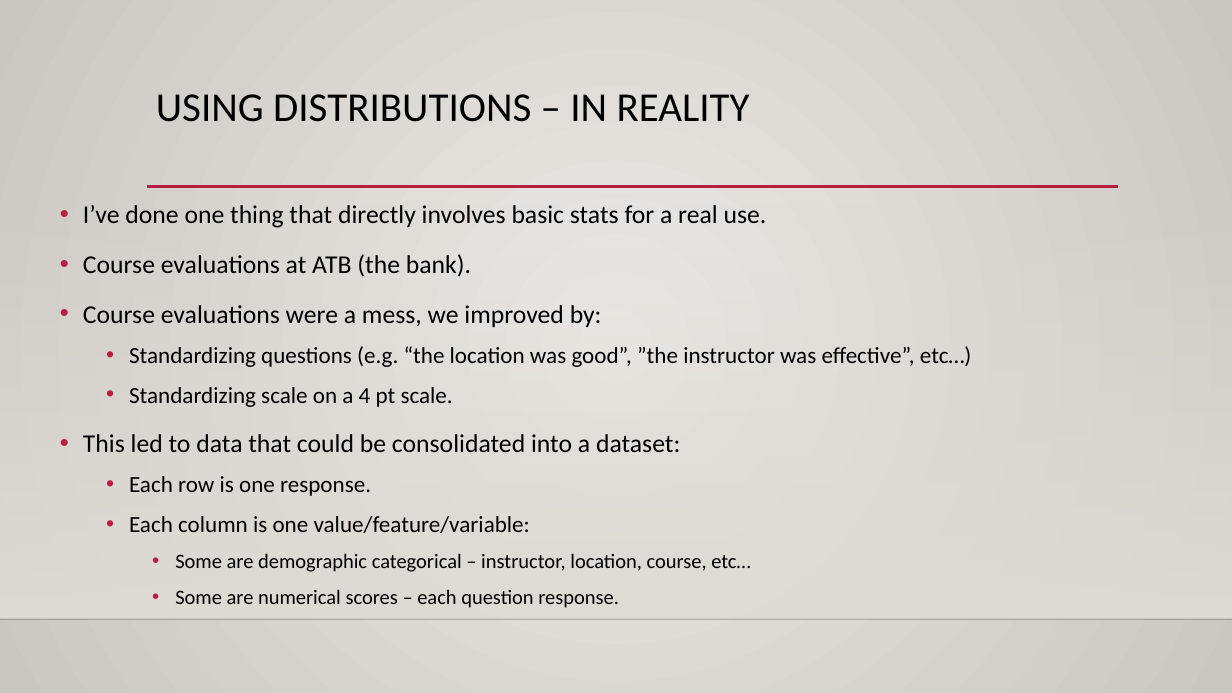
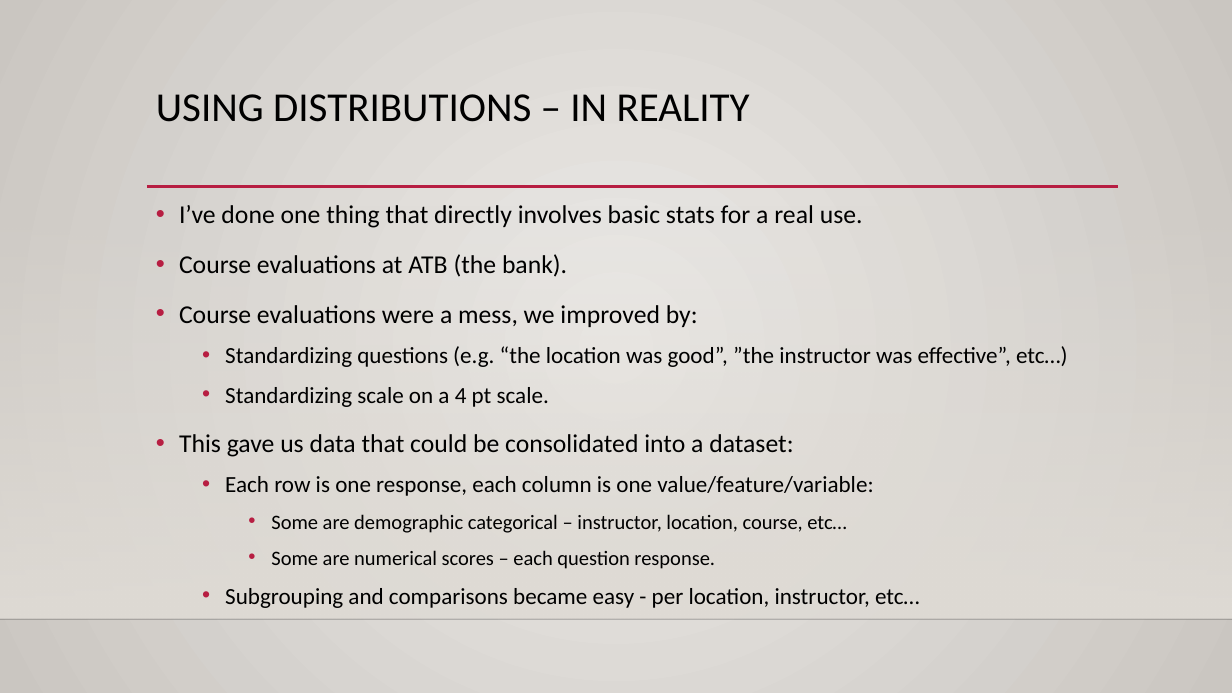
Before and after one commit to SedemSetor/Basic_Stats_in_Python_Student_Repository, a slide deck: slide 2 of reference_material/slides/011_Correlation_Scatter.pptx. Drawn at 1232x693 pixels with LibreOffice and Linux fonts; fonts in the diff are those of the drawing; background and template pictures are left out. Boxes give left, top, right and bottom in pixels: in the first picture for what was removed or moved away, otherwise in the second. Text is boxed around its words. In the diff, an @@ line names an element or a change of style, - is before the commit and + after.

```diff
--- a/reference_material/slides/011_Correlation_Scatter.pptx
+++ b/reference_material/slides/011_Correlation_Scatter.pptx
@@ text "I’ve done one thing that ...": place and size @@
-text "I’ve done one thing that ..." at [83, 205, 972, 608]
+text "I’ve done one thing that ..." at [179, 205, 1068, 608]
@@ text at [179, 434, 873, 496]: text changed @@
-• This led to data that could be consolidated into a dataset:
-  • Each row is one response.
-  • Each column is one value/feature/variable:
+• This gave us data that could be consolidated into a dataset:
+  • Each row is one response, each column is one value/feature/variable:
@@ text at [225, 588, 920, 608]: paragraph added @@
+  • Subgrouping and comparisons became easy - per location, instructor, etc…
```
Also in this commit, not shown: 5 other slides changed, 4 slides added, 2 other files.
